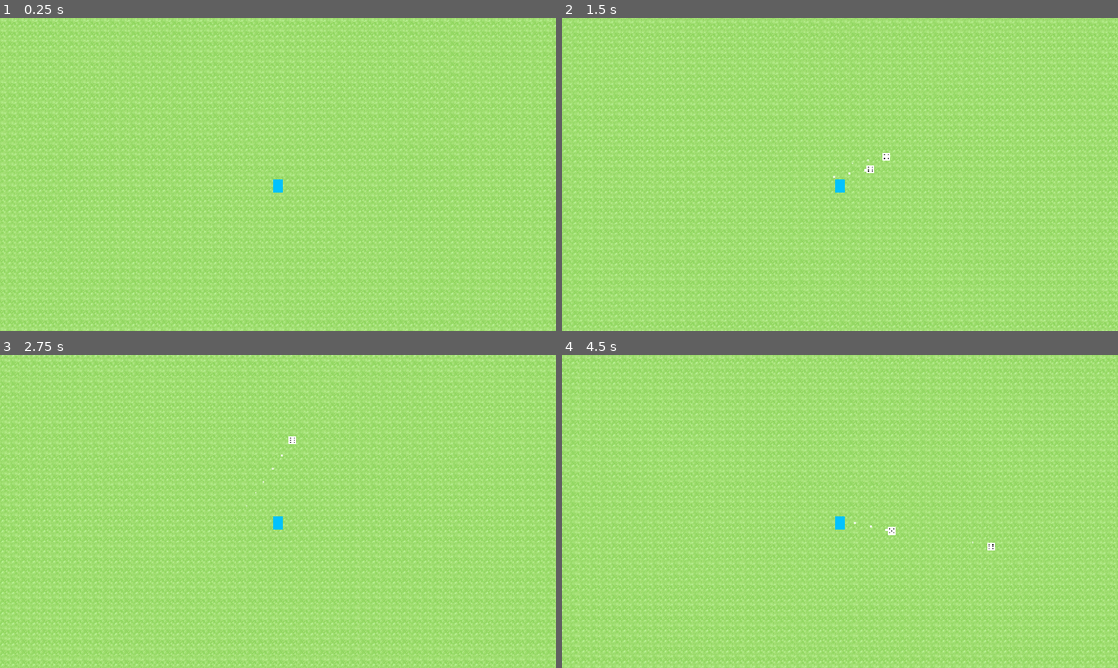
Above: before the commit, frames 1-4 (two rows, left to right).
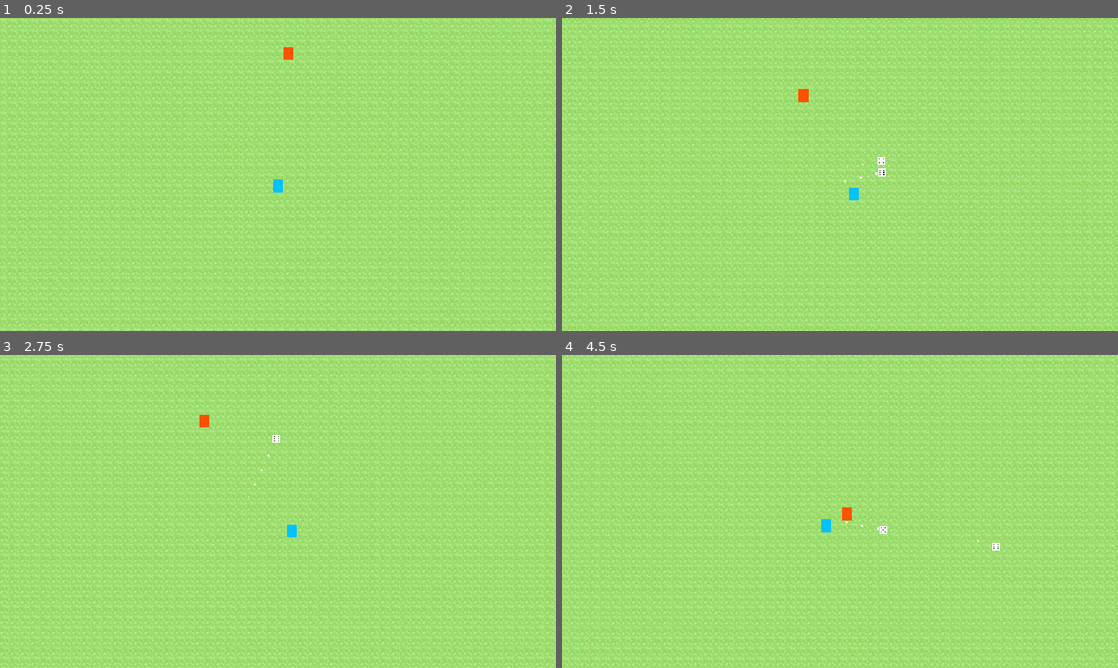
Above: after the commit, the same moments.

Repository: Xalph555/Fate-Overturned
Game: Godot game, scene res://Levels/MainMap/MainMap.tscn
Two runs of this game, one before a commit and one after it. Both use one fixed random seed, a clock stepped at 60 frames per second and the inputs below.
Inputs (mouse positions are in pixels of both pictures, inside the frame that each line leads up to):
- Up to frame 1 (0.25 s): no input
- Up to frame 2 (1.5 s): move the mouse to (962, 158) at 0.52 s; press the mouse at (962, 158) at 0.53 s; hold D (move_right) 0.53-1.28 s; move the mouse to (728, 190) at 1.27 s; release the mouse at (728, 190) at 1.28 s; hold S (move_down) from 1.28 s (still down); click (728, 190) at 1.35 s
- Up to frame 3 (2.75 s): move the mouse to (333, 442) at 2.02 s; release S (move_down) at 2.03 s; press the mouse at (333, 442) at 2.03 s; hold D (move_right) from 2.03 s (still down)
- Up to frame 4 (4.5 s): move the mouse to (812, 574) at 2.77 s; release D (move_right) at 2.78 s; release the mouse at (812, 574) at 2.78 s; hold W (move_up) 2.78-3.53 s; click (812, 574) at 2.85 s; move the mouse to (1006, 558) at 3.52 s; press the mouse at (1006, 558) at 3.53 s; hold A (move_left) from 3.53 s (still down); move the mouse to (673, 464) at 4.27 s; release the mouse at (673, 464) at 4.28 s; click (673, 464) at 4.35 s

The runs differ from the first frame. In frame 1, less than 0.1% of the frame differs, in the area x 51-53%, y 9-14%; in frame 2, 18%; in frame 3, 18%; in frame 4, 23%, in the area x 0-100%, y 0-100%.

Commit message:
Added enemy and player damage

Diff:
--- a/Common/Dice/BaseDice/BaseDice.gd
+++ b/Common/Dice/BaseDice/BaseDice.gd
@@ -11,14 +11,11 @@
 # dice_sides = {<side name : String> : <frame number : int>}
 var _dice_sides := {}
 
+# weights
 var _base_weights := {}
 var _weight_mods := {}
 var _side_weights := {}
 var _total_weight := 0.0
-
-var _base_side_damage := {}
-var _damage_mods := {}
-var _side_damage := {}
 
 var current_side := "1"
 
@@ -28,21 +25,16 @@
 func _ready() -> void:
 	init_data()
 
-	update_weights()
-	update_damage()
-
 
 func init_data() -> void:
 	_dice_sides = DiceDataBase.dice_data[dice_name]["frames"]
 	_base_weights = DiceDataBase.dice_data[dice_name]["weights"]
-	_base_side_damage = DiceDataBase.dice_data[dice_name]["damage"]
 
 	for side in _dice_sides:
 		_weight_mods[side] = 0.0
 		_side_weights[side] = 0.0
 
-		_damage_mods[side] = 0.0
-		_side_damage[side] = 0.0
+	update_weights()
 
 
 func _process(_delta: float) -> void:
@@ -62,11 +54,6 @@
 		_side_weights[side] = _total_weight
 
 
-func update_damage() -> void:
-	for side in _base_side_damage:
-		_side_damage[side] = _base_side_damage[side] + _damage_mods[side]
-
-
 func roll_dice() -> void:
 	var roll := rand_range(0.0, _total_weight)
 
@@ -74,7 +61,3 @@
 		if _side_weights[side] > roll:
 			current_side = side
 			break
-
-
-func get_current_damage() -> float:
-	return _side_damage[current_side]
--- a/Common/Dice/DiceData.json
+++ b/Common/Dice/DiceData.json
@@ -1,9 +1,11 @@
 {
     "D6" : {"frames" : {"1": 0, "2": 1, "3": 2, "4": 3, "5": 4, "6": 5},
             "weights" : {"1": 1, "2": 1, "3": 1, "4": 1, "5": 1, "6": 1},
-            "damage": {"1": 1, "2": 2, "3": 3, "4": 4, "5": 5, "6": 6}},
+            "damage": {"1": 1, "2": 2, "3": 3, "4": 4, "5": 5, "6": 6},
+            "knockback": {"1": 100, "2": 200, "3": 300, "4": 400, "5": 500, "6": 600}},
 
     "D8" : {"frames" : {"1": 0, "2": 1, "3": 2, "4": 3, "5": 4, "6": 5, "7": 6, "8": 7},
             "weights" : {"1": 1, "2": 1, "3": 1, "4": 1, "5": 1, "6": 1, "7": 1, "8": 1},
-            "damage" : {"1": 1, "2": 2, "3": 3, "4": 4, "5": 5, "6": 6, "7": 7, "8": 8}}
+            "damage" : {"1": 1, "2": 2, "3": 3, "4": 4, "5": 5, "6": 6, "7": 7, "8": 8},
+            "knockback" : {"1": 100, "2": 200, "3": 300, "4": 400, "5": 500, "6": 600, "7": 700, "8": 800}}
 }
--- a/Common/Dice/Projectiles/D6/D6.gd
+++ b/Common/Dice/Projectiles/D6/D6.gd
@@ -1,5 +1,16 @@
+# D6 Projectile
+# ---------------------------------
 extends DiceProjectile
 
 
-func _ready() -> void:
-	pass
+# Functions
+# ----------------------------------------
+func _on_HitBox_area_entered(area:Area2D) -> void:
+	var hit_area = area as HurtBox
+
+	if hit_area:
+		var hit_object = hit_area.parent
+
+		var knockback_dir = (hit_object.global_position - parent.global_position).normalized()
+
+		hit_object.deal_damage(get_current_damage(), get_current_knockback(), knockback_dir, parent)
--- a/Common/Dice/Projectiles/D6/D6.tscn
+++ b/Common/Dice/Projectiles/D6/D6.tscn
@@ -1,8 +1,11 @@
-[gd_scene load_steps=4 format=2]
+[gd_scene load_steps=5 format=2]
 
 [ext_resource path="res://Common/Dice/Projectiles/DiceProjectile.tscn" type="PackedScene" id=1]
 [ext_resource path="res://Common/Dice/Projectiles/D6/D6Sprites.png" type="Texture" id=2]
 [ext_resource path="res://Common/Dice/Projectiles/D6/D6.gd" type="Script" id=3]
+
+[sub_resource type="RectangleShape2D" id=1]
+extents = Vector2( 8, 8 )
 
 [node name="D6" instance=ExtResource( 1 )]
 texture = ExtResource( 2 )
@@ -11,3 +14,12 @@
 dice_name = "D6"
 roll_time = 0.6
 destory_timer = 0.8
+
+[node name="HitBox" parent="." index="2"]
+collision_mask = 131072
+col_shape = NodePath("CollisionShape2D")
+
+[node name="CollisionShape2D" type="CollisionShape2D" parent="HitBox" index="0"]
+shape = SubResource( 1 )
+
+[connection signal="area_entered" from="HitBox" to="." method="_on_HitBox_area_entered"]
--- a/Common/Dice/Projectiles/DiceProjectile.gd
+++ b/Common/Dice/Projectiles/DiceProjectile.gd
@@ -9,19 +9,50 @@
 export(float) var roll_time := 0.0
 export(float) var destory_timer := 0.0
 
+
+# damage
+var _base_side_damage := {}
+var _damage_mods := {}
+var _side_damage := {}
+
+# knock_back
+var _base_side_knockback := {}
+var _knockback_mods := {}
+var _side_knockback := {}
+
 var move_speed := 0.0
 var rotation_speed := 0.0
 
 var move_dir := Vector2.ZERO
 var velocity := Vector2.ZERO
 
-onready var _roll_timer := $RollTimer
+var parent
+
+onready var _roll_timer := $RollTimer as Timer
+onready var _hitbox := $HitBox as HitBox
 
 
 # Functions
 # ----------------------------------------
 func _ready() -> void:
 	_roll_timer.wait_time = roll_time
+
+
+func init_data() -> void:
+	.init_data()
+
+	_base_side_damage = DiceDataBase.dice_data[dice_name]["damage"]
+	_base_side_knockback = DiceDataBase.dice_data[dice_name]["knockback"]
+
+	for side in _dice_sides:
+		_damage_mods[side] = 0.0
+		_side_damage[side] = 0.0
+
+		_knockback_mods[side] = 0.0
+		_side_knockback[side] = 0.0
+
+	update_damage()
+	update_knockback()
 
 
 func _physics_process(delta: float) -> void:
@@ -31,7 +62,28 @@
 	# self.rotation_degrees += rotation_speed * delta
 
 
-func throw_dice(start_pos : Vector2, dir : Vector2, speed : float) -> void:
+func update_damage() -> void:
+	for side in _base_side_damage:
+		_side_damage[side] = _base_side_damage[side] + _damage_mods[side]
+
+
+func update_knockback() -> void:
+	for side in _base_side_knockback:
+		_side_knockback[side] = _base_side_knockback[side] + _knockback_mods[side]
+
+
+func get_current_damage() -> float:
+	return _side_damage[current_side]
+
+
+func get_current_knockback() -> float:
+	return _side_knockback[current_side]
+
+
+func throw_dice(throw_parent, start_pos : Vector2, dir : Vector2, speed : float) -> void:
+	parent = throw_parent
+	_hitbox.parent = parent
+
 	self.global_position = start_pos
 	move_dir = dir
 
@@ -49,4 +101,6 @@
 
 func _on_RollTimer_timeout() -> void:
 	move_dir = Vector2.ZERO
+	_hitbox.disable_col_shape(true)
+
 	destroy_dice()
--- a/Common/Dice/Projectiles/DiceProjectile.tscn
+++ b/Common/Dice/Projectiles/DiceProjectile.tscn
@@ -1,8 +1,9 @@
-[gd_scene load_steps=9 format=2]
+[gd_scene load_steps=10 format=2]
 
 [ext_resource path="res://Common/Dice/BaseDice/BaseDice.tscn" type="PackedScene" id=1]
 [ext_resource path="res://Common/Dice/Projectiles/DiceProjectile.gd" type="Script" id=2]
 [ext_resource path="res://Common/Temp/BlankTexture.png" type="Texture" id=3]
+[ext_resource path="res://Common/HitHurtBox/Hitbox/HitBox.tscn" type="PackedScene" id=4]
 
 [sub_resource type="Gradient" id=1]
 colors = PoolColorArray( 1, 1, 1, 1, 1, 1, 1, 0 )
@@ -40,4 +41,6 @@
 local_coords = false
 process_material = SubResource( 5 )
 
+[node name="HitBox" parent="." index="2" instance=ExtResource( 4 )]
+
 [connection signal="timeout" from="RollTimer" to="." method="_on_RollTimer_timeout"]
--- /dev/null
+++ b/Common/Enemies/Basic/BasicEnemy.gd
@@ -0,0 +1,81 @@
+# HitBox
+# -----------------------------------------
+extends KinematicBody2D
+class_name BasicEnemy
+
+# Signals
+# ----------------------------------
+signal EnemyDied
+
+
+# Variables
+# ----------------------------------
+# for testing
+export(NodePath) onready var player_ref = get_node(player_ref) as Player
+
+export(float) var max_health := 5.0
+onready var current_health := max_health
+
+export(float) var base_damage := 10.0
+export(float) var base_knockback := 500.0
+
+export(float) var move_speed := 30.0
+export(float) var ground_friction := 0.2
+
+var move_dir := Vector2.ZERO
+var velocity := Vector2.ZERO
+
+onready var _hurtbox := $HurtBox as HurtBox
+
+
+# Functions
+# ------------------------------------
+func _ready() -> void:
+	_hurtbox.parent = self
+
+
+func _spawn_init(spawn_mod : float = 1.0) -> void:
+	base_damage *= spawn_mod
+	base_knockback *= spawn_mod
+	move_speed *= spawn_mod
+
+
+func _physics_process(delta: float) -> void:
+	move_dir = (player_ref.global_position - self.global_position).normalized()
+
+	velocity += move_dir * move_speed
+
+	velocity.x = lerp(velocity.x, 0, ground_friction)
+	velocity.y = lerp(velocity.y, 0, ground_friction)
+
+	velocity = move_and_slide(velocity)
+
+
+# damage
+func deal_damage(dmg : float, knockback : float, knockback_dir : Vector2, damage_entity) -> void:
+	current_health -= dmg
+
+	var knockback_force = knockback_dir * knockback
+
+	# print(velocity)
+	# print(knockback_force)
+	# print(velocity)
+
+	velocity += knockback_force
+
+	if current_health <= 0.0:
+		emit_signal("EnemyDied")
+		call_deferred("free")
+
+
+func _on_HitBox_area_entered(area:Area2D) -> void:
+	print("Basic enemy detecting possible hit")
+
+	var hit_area = area as HurtBox
+
+	if hit_area:
+		var hit_object = hit_area.parent
+
+		var knockback_dir = (hit_object.global_position - self.global_position).normalized()
+
+		hit_object.deal_damage(base_damage, base_knockback, knockback_dir, self)
--- /dev/null
+++ b/Common/Enemies/Basic/BasicEnemy.tscn
@@ -0,0 +1,48 @@
+[gd_scene load_steps=8 format=2]
+
+[ext_resource path="res://Common/Enemies/Basic/BasicEnemySprite.png" type="Texture" id=1]
+[ext_resource path="res://Common/HitHurtBox/Hurtbox/HurtBox.tscn" type="PackedScene" id=2]
+[ext_resource path="res://Common/Enemies/Basic/BasicEnemy.gd" type="Script" id=3]
+[ext_resource path="res://Common/HitHurtBox/Hitbox/HitBox.tscn" type="PackedScene" id=4]
+
+[sub_resource type="CapsuleShape2D" id=1]
+radius = 3.49999
+height = 4.0
+
+[sub_resource type="CapsuleShape2D" id=2]
+radius = 8.5
+height = 5.0
+
+[sub_resource type="CapsuleShape2D" id=3]
+radius = 8.0
+height = 4.0
+
+[node name="BasicEnemy" type="KinematicBody2D"]
+scale = Vector2( 2, 2 )
+collision_layer = 131072
+collision_mask = 131585
+script = ExtResource( 3 )
+
+[node name="Sprite" type="Sprite" parent="."]
+texture = ExtResource( 1 )
+
+[node name="CollisionShape2D" type="CollisionShape2D" parent="."]
+position = Vector2( 0, 6.5 )
+rotation = 1.5708
+shape = SubResource( 1 )
+
+[node name="HurtBox" parent="." instance=ExtResource( 2 )]
+collision_layer = 131072
+col_shape = NodePath("CollisionShape2D")
+
+[node name="CollisionShape2D" type="CollisionShape2D" parent="HurtBox"]
+shape = SubResource( 2 )
+
+[node name="HitBox" parent="." instance=ExtResource( 4 )]
+collision_mask = 512
+col_shape = NodePath("CollisionShape2D")
+
+[node name="CollisionShape2D" type="CollisionShape2D" parent="HitBox"]
+shape = SubResource( 3 )
+
+[connection signal="area_entered" from="HitBox" to="." method="_on_HitBox_area_entered"]
--- a/Common/HitHurtBox/Hitbox/HitBox.gd
+++ b/Common/HitHurtBox/Hitbox/HitBox.gd
@@ -8,8 +8,10 @@
 # ------------------------------------------
 export(NodePath) onready var col_shape = get_node(col_shape)
 
+var parent
+
 
 # Functions
 # ----------------------------------------
 func disable_col_shape(is_disabled : bool) -> void:
-	col_shape.disabled = is_disabled
+	col_shape.set_deferred("disabled", is_disabled)
--- a/Common/HitHurtBox/Hurtbox/HurtBox.gd
+++ b/Common/HitHurtBox/Hurtbox/HurtBox.gd
@@ -8,8 +8,10 @@
 # ------------------------------------------
 export(NodePath) onready var col_shape = get_node(col_shape)
 
+var parent
+
 
 # Functions
 # ----------------------------------------
 func disable_col_shape(is_disabled : bool) -> void:
-	col_shape.disabled = is_disabled
+	col_shape.set_deferred("disabled", is_disabled)
--- a/Common/Player/Player.gd
+++ b/Common/Player/Player.gd
@@ -2,6 +2,7 @@
 # -----------------------------------
 extends KinematicBody2D
 class_name Player
+
 
 # Variables
 # -----------------------------------
@@ -9,17 +10,19 @@
 
 export(PackedScene) var temp_dice
 
-export(float) var acceleration := 50.0
-export(float) var max_speed := 500.0
+export(Resource) var player_stats
+
+# export(float) var acceleration := 70.0
+# export(float) var max_speed := 500.0
 export(float) var ground_friction := 0.2
 
-onready var limit_speed := max_speed
+onready var limit_speed := 0.0
 
 var _input_dir := Vector2.ZERO
 var velocity := Vector2.ZERO
 
-export(float) var throw_force := 500.0
-export(float) var throw_rate := 0.7
+# export(float) var throw_force := 500.0
+# export(float) var throw_rate := 0.7
 
 var _can_throw := true
 var _is_throwing := false
@@ -27,13 +30,28 @@
 var mouse_pos := Vector2.ZERO
 var mouse_dir := Vector2.ZERO
 
-onready var _throw_rate_timer := $ThrowRateTimer
+onready var _throw_rate_timer := $ThrowRateTimer as Timer
+onready var _invincibility_timer := $invincibilityTimer as Timer
+
+onready var _hurtbox := $HurtBox as HurtBox
 
 
 # Functions
 # ------------------------------------
 func _ready() -> void:
-	_throw_rate_timer.wait_time = throw_rate
+	_hurtbox.parent = self
+
+	_init_stats()
+
+
+func _init_stats() -> void:
+	player_stats.init_stats()
+
+	player_stats.connect("throw_rate_updated", self, "_on_throw_rate_updated")
+	player_stats.connect("invincibility_time_updated", self, "_on_invincibility_time_updated")
+
+	_throw_rate_timer.wait_time = player_stats.throw_rate
+	_invincibility_timer.wait_time = player_stats.invincibility_time
 
 
 func _process(_delta: float) -> void:
@@ -46,11 +64,15 @@
 
 	var normalised_input = _input_dir.normalized()
 
-	velocity.x = clamp((velocity.x + normalised_input.x * acceleration), -limit_speed, limit_speed)
-	velocity.y = clamp((velocity.y + normalised_input.y * acceleration), -limit_speed, limit_speed)
+	# velocity.x = clamp((velocity.x + normalised_input.x * acceleration), -limit_speed, limit_speed)
+	# velocity.y = clamp((velocity.y + normalised_input.y * acceleration), -limit_speed, limit_speed)
+
+	# # velocity = (velocity + normalised_input * acceleration).clamped(limit_speed)
+
+	velocity += normalised_input * player_stats.acceleration
 
 	# max speed
-	limit_speed = lerp(limit_speed, max_speed, 0.02)
+	limit_speed = lerp(limit_speed, player_stats.max_speed, 0.02)
 
 	# friction
 	velocity.x = lerp(velocity.x, 0, ground_friction)
@@ -103,10 +125,36 @@
 	var dice_instance = temp_dice.instance()
 	get_tree().current_scene.add_child(dice_instance)
 
-	dice_instance.throw_dice(self.global_position, mouse_dir, throw_force)
+	dice_instance.throw_dice(self, self.global_position, mouse_dir, player_stats.throw_force)
 
 	_throw_rate_timer.start()
 
 
+# damage
+func deal_damage(dmg : float, knockback : float, knockback_dir : Vector2, damage_entity) -> void:
+	print("player was hit, Damage: ", dmg)
+
+	# print("current health: ", player_stats.current_health)
+
+	player_stats.add_current_health(-dmg)
+
+	var knockback_force = knockback_dir * knockback
+	velocity += knockback_force
+
+	_hurtbox.disable_col_shape(true)
+	_invincibility_timer.start()
+
+
 func _on_ThrowRateTimer_timeout() -> void:
 	_can_throw = true
+
+
+func _on_invincibilityTimer_timeout() -> void:
+	_hurtbox.disable_col_shape(false)
+
+
+func _on_throw_rate_updated(new_throw_rate : float) -> void:
+	_throw_rate_timer.wait_time = new_throw_rate
+
+func _on_invincibility_time_updated(new_invincibility_time : float) -> void:
+	_invincibility_timer.wait_time = new_invincibility_time
--- a/Common/Player/Player.tscn
+++ b/Common/Player/Player.tscn
@@ -1,13 +1,14 @@
-[gd_scene load_steps=7 format=2]
+[gd_scene load_steps=8 format=2]
 
 [ext_resource path="res://Common/Player/TempPlayerSprite.png" type="Texture" id=1]
 [ext_resource path="res://Common/Player/Player.gd" type="Script" id=2]
 [ext_resource path="res://Common/HitHurtBox/Hurtbox/HurtBox.tscn" type="PackedScene" id=3]
 [ext_resource path="res://Common/Dice/Projectiles/D6/D6.tscn" type="PackedScene" id=4]
+[ext_resource path="res://Common/Player/PlayerStats.tres" type="Resource" id=5]
 
 [sub_resource type="CapsuleShape2D" id=1]
-radius = 8.0
-height = 4.0
+radius = 4.0
+height = 7.0
 
 [sub_resource type="CapsuleShape2D" id=2]
 radius = 7.0
@@ -18,25 +19,39 @@
 collision_layer = 512
 script = ExtResource( 2 )
 temp_dice = ExtResource( 4 )
+player_stats = ExtResource( 5 )
 
 [node name="ThrowRateTimer" type="Timer" parent="."]
+one_shot = true
+
+[node name="invincibilityTimer" type="Timer" parent="."]
 one_shot = true
 
 [node name="Camera2D" type="Camera2D" parent="."]
 position = Vector2( 0, -18 )
 current = true
 zoom = Vector2( 0.9, 0.9 )
+drag_margin_h_enabled = true
+drag_margin_v_enabled = true
+drag_margin_left = 0.05
+drag_margin_top = 0.05
+drag_margin_right = 0.05
+drag_margin_bottom = 0.05
 
 [node name="Sprite" type="Sprite" parent="."]
 texture = ExtResource( 1 )
 
 [node name="CollisionShape2D" type="CollisionShape2D" parent="."]
+position = Vector2( 0, 6 )
+rotation = 1.5708
 shape = SubResource( 1 )
 
 [node name="HurtBox" parent="." instance=ExtResource( 3 )]
+collision_layer = 512
 col_shape = NodePath("CollisionShape2D")
 
 [node name="CollisionShape2D" type="CollisionShape2D" parent="HurtBox"]
 shape = SubResource( 2 )
 
 [connection signal="timeout" from="ThrowRateTimer" to="." method="_on_ThrowRateTimer_timeout"]
+[connection signal="timeout" from="invincibilityTimer" to="." method="_on_invincibilityTimer_timeout"]
--- /dev/null
+++ b/Common/Player/PlayerStats.gd
@@ -0,0 +1,143 @@
+# Player Stats
+# -----------------------------------
+extends Resource
+class_name PlayerStats
+
+
+# Signals
+# -----------------------------------
+signal all_stats_updated
+
+signal max_health_updated(new_max_health)
+signal current_health_updated(new_current_health)
+
+signal player_died
+
+signal acceleration_updated(new_acceleration)
+signal max_speed_updated(new_speed)
+
+signal throw_force_updated(new_throw_force)
+signal throw_rate_updated(new_throw_rate)
+
+signal invincibility_time_updated(new_invincibility_time)
+
+signal current_level_updated(new_level)
+signal max_experience_updated(new_max_experience)
+signal current_experience_updated(new_current_experience)
+
+
+# Variables
+# -----------------------------------
+export(float) var max_health := 50.0
+var current_health := 0.0
+
+export(float) var acceleration := 70.0
+export(float) var max_speed := 500.0
+
+export(float) var throw_force := 500.0
+export(float) var throw_rate := 0.7
+
+export(float) var invincibility_time := 0.6
+
+export(Array, float) var level_exp_thresholds
+var current_level := 1
+var max_experience := 0.0
+var current_experience := 0.0
+
+
+# Functions
+# ------------------------------------
+func init_stats() -> void:
+	current_health = max_health
+	max_experience = level_exp_thresholds[0]
+
+	emit_signal("all_stats_updated")
+
+
+# health
+func add_max_health(amount : float) -> void:
+	max_health += amount
+
+	if max_health < 0.0:
+		max_health = 0.0
+
+	emit_signal("max_health_updated", max_health)
+
+
+func add_current_health(amount : float) -> void:
+	current_health += amount
+
+	if current_health > max_health:
+		current_health = max_health
+
+	emit_signal("current_health_updated", current_health)
+
+	if current_health <= 0.0:
+		print("Player has died")
+		emit_signal("player_died")
+
+
+# movement
+func add_acceleration(amount : float) -> void:
+	acceleration += amount
+
+	if acceleration < 0.0:
+		acceleration = 0.0
+
+	emit_signal("acceleration_updated", acceleration)
+
+
+func add_max_speed(amount : float) -> void:
+	max_speed += amount
+
+	if max_speed < 0.0:
+		max_speed = 0.0
+
+	emit_signal("max_speed_updated", max_speed)
+
+
+# throw
+func add_throw_force(amount : float) -> void:
+	throw_force += amount
+
+	if throw_force < 0.0:
+		throw_force = 0.0
+
+	emit_signal("throw_force_updated", throw_force)
+
+
+func add_throw_rate(amount : float) -> void:
+	throw_rate += amount
+
+	if throw_rate <= 0.0:
+		throw_rate = 0.001
+
+	emit_signal("throw_rate_updated", throw_rate)
+
+
+# invincibility
+func add_invincibility_time(amount : float) -> void:
+	invincibility_time += amount
+
+	if invincibility_time <= 0.0:
+		invincibility_time = 0.001
+
+	emit_signal("invincibility_time_updated", invincibility_time)
+
+
+# level
+func add_experience(amount : float) -> void:
+	current_experience += amount
+
+	emit_signal("current_experience_updated", current_experience)
+
+	while current_experience >= max_experience:
+		current_experience -= max_experience
+		emit_signal("current_experience_updated", current_experience)
+
+		current_level += 1
+		emit_signal("current_level_updated", current_level)
+
+		if (current_level - 1) < level_exp_thresholds.size():
+			max_experience = level_exp_thresholds[current_level]
+			emit_signal("max_experience_updated", max_experience)
--- /dev/null
+++ b/Common/Player/PlayerStats.tres
@@ -0,0 +1,13 @@
+[gd_resource type="Resource" load_steps=2 format=2]
+
+[ext_resource path="res://Common/Player/PlayerStats.gd" type="Script" id=1]
+
+[resource]
+script = ExtResource( 1 )
+max_health = 50.0
+acceleration = 70.0
+max_speed = 500.0
+throw_force = 500.0
+throw_rate = 0.7
+invincibility_time = 0.6
+level_exp_thresholds = [ 10.0, 20.0, 30.0, 40.0, 50.0, 60.0, 70.0, 80.0, 90.0, 100.0 ]
--- a/Levels/MainMap/MainMap.tscn
+++ b/Levels/MainMap/MainMap.tscn
@@ -1,8 +1,9 @@
-[gd_scene load_steps=4 format=2]
+[gd_scene load_steps=5 format=2]
 
 [ext_resource path="res://Common/Temp/TestTiles/TestTiles.tscn" type="PackedScene" id=1]
 [ext_resource path="res://Common/Player/Player.tscn" type="PackedScene" id=2]
 [ext_resource path="res://Levels/LevelManager.gd" type="Script" id=3]
+[ext_resource path="res://Common/Enemies/Basic/BasicEnemy.tscn" type="PackedScene" id=4]
 
 [node name="MainMap" type="Node2D"]
 script = ExtResource( 3 )
@@ -10,5 +11,11 @@
 [node name="TestTiles" parent="." instance=ExtResource( 1 )]
 tile_data = PoolIntArray( 0, 0, 0, 1, 0, 0, 2, 0, 0, 3, 0, 0, 4, 0, 0, 5, 0, 0, 6, 0, 0, 7, 0, 0, 8, 0, 0, 9, 0, 0, 10, …(143847 unchanged characters)…
 
-[node name="Player" parent="." instance=ExtResource( 2 )]
+[node name="YSort" type="YSort" parent="."]
+
+[node name="Player" parent="YSort" instance=ExtResource( 2 )]
 position = Vector2( 2132, 1182 )
+
+[node name="BasicEnemy" parent="YSort" instance=ExtResource( 4 )]
+position = Vector2( 2166, 748 )
+player_ref = NodePath("../Player")
--- a/project.godot
+++ b/project.godot
@@ -13,6 +13,11 @@
 "class": "BaseDice",
 "language": "GDScript",
 "path": "res://Common/Dice/BaseDice/BaseDice.gd"
+}, {
+"base": "KinematicBody2D",
+"class": "BasicEnemy",
+"language": "GDScript",
+"path": "res://Common/Enemies/Basic/BasicEnemy.gd"
 }, {
 "base": "BaseDice",
 "class": "DiceProjectile",
@@ -33,13 +38,20 @@
 "class": "Player",
 "language": "GDScript",
 "path": "res://Common/Player/Player.gd"
+}, {
+"base": "Resource",
+"class": "PlayerStats",
+"language": "GDScript",
+"path": "res://Common/Player/PlayerStats.gd"
 } ]
 _global_script_class_icons={
 "BaseDice": "",
+"BasicEnemy": "",
 "DiceProjectile": "",
 "HitBox": "",
 "HurtBox": "",
-"Player": ""
+"Player": "",
+"PlayerStats": ""
 }
 
 [application]
@@ -97,6 +109,7 @@
 
 2d_physics/layer_1="Barrier"
 2d_physics/layer_10="Player"
+2d_physics/layer_18="Enemy"
 
 [physics]
 
Binary file added: Common/Enemies/Basic/BasicEnemySprite.png
Not shown, added: Common/Enemies/Basic/BasicEnemySprite.png.import
